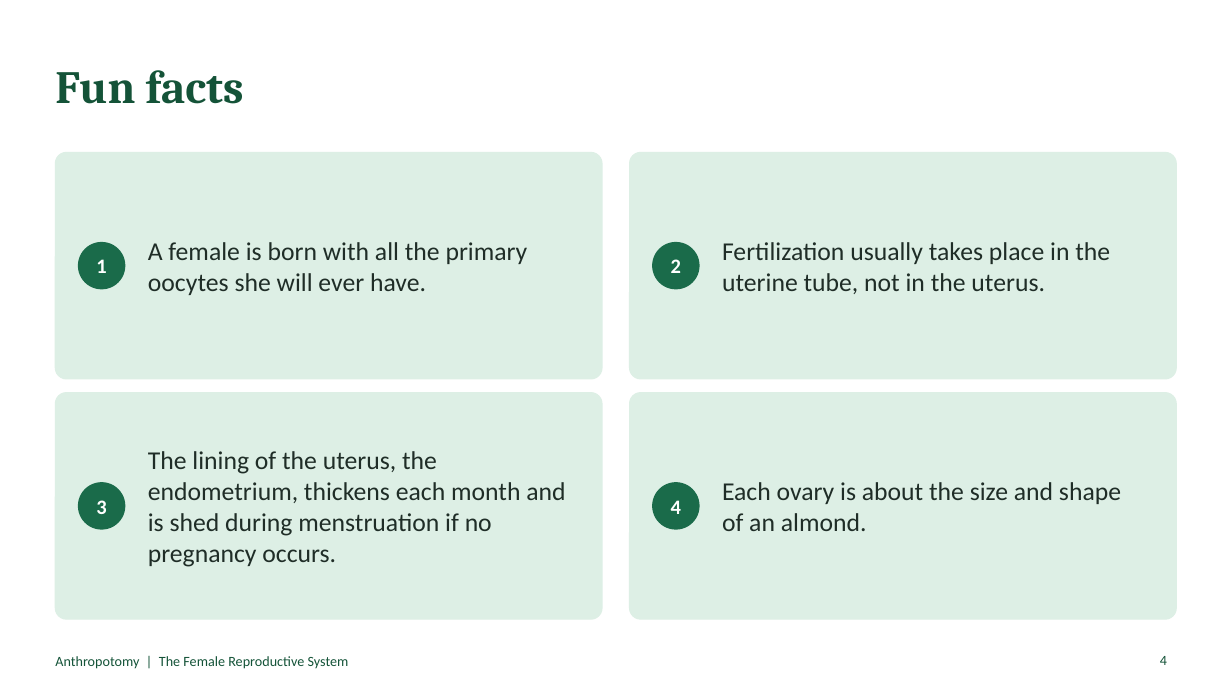
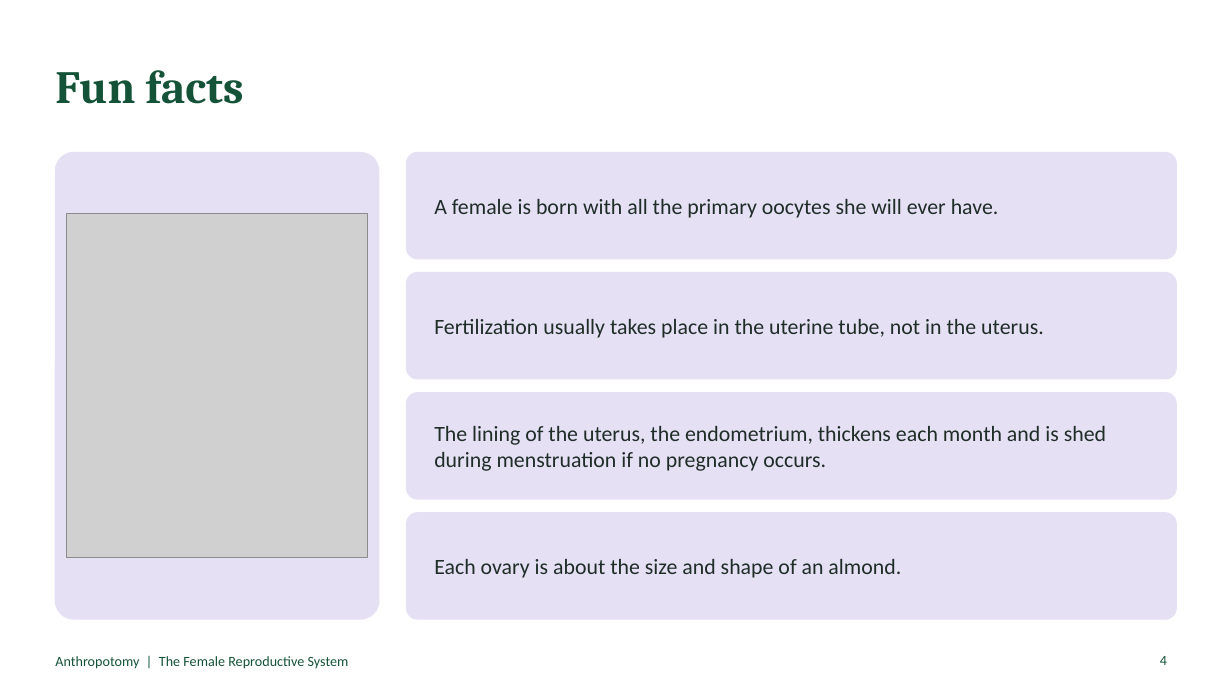
Before and after one commit to Ezkiel2004/Anthropotomy, a slide deck: slide 4 of docs/body-systems/female-reproductive-system.pptx. Drawn at 1232x693 pixels with LibreOffice and Linux fonts; fonts in the diff are those of the drawing; grey boxes stand for pictures. Boxes give left, top, right and bottom in pixels: in the first picture for what was removed or moved away, otherwise in the second. Text is boxed around its words. In the diff, an @@ line names an element or a change of style, - is before the commit and + after.

```diff
--- a/docs/body-systems/female-reproductive-system.pptx
+++ b/docs/body-systems/female-reproductive-system.pptx
@@ rounded rectangle removed at [55, 152, 603, 379] @@
@@ rounded rectangle added at [55, 152, 379, 619], fill #E6E0F5, outline #E6E0F5 1 pt @@
@@ rounded rectangle added at [407, 152, 1177, 259], fill #E6E0F5, outline #E6E0F5 1 pt @@
@@ text "A female is born with ...": place and size @@
-text "A female is born with ..." at [148, 242, 528, 295]
+text "A female is born with ..." at [434, 199, 999, 218]
@@ rounded rectangle removed at [630, 152, 1177, 379] @@
@@ picture added at [67, 213, 368, 558] @@
@@ ellipse removed at [79, 242, 125, 288] @@
@@ text removed at [96, 259, 106, 273] @@
-1
@@ ellipse removed at [653, 242, 700, 288] @@
@@ text removed at [671, 259, 681, 273] @@
-2
@@ rounded rectangle added at [407, 273, 1177, 379], fill #E6E0F5, outline #E6E0F5 1 pt @@
@@ text "Fertilization usually takes place in ...": place and size @@
-text "Fertilization usually takes place in ..." at [722, 242, 1110, 294]
+text "Fertilization usually takes place in ..." at [434, 319, 1044, 338]
@@ rounded rectangle removed at [55, 393, 603, 619] @@
@@ rounded rectangle added at [407, 393, 1177, 499], fill #E6E0F5, outline #E6E0F5 1 pt @@
@@ size 20 to 17 pt in 4 elements at [434, 559, 901, 578], [434, 319, 1044, 338], [434, 199, 999, 218], [434, 426, 1106, 471] @@
@@ text "The lining of the uterus, ...": place and size @@
-text "The lining of the uterus, ..." at [148, 451, 565, 567]
+text "The lining of the uterus, ..." at [434, 426, 1106, 471]
@@ rounded rectangle removed at [630, 393, 1177, 619] @@
@@ ellipse removed at [79, 482, 125, 529] @@
@@ text removed at [96, 500, 106, 514] @@
-3
@@ ellipse removed at [653, 482, 700, 529] @@
@@ text removed at [671, 500, 681, 514] @@
-4
@@ rounded rectangle added at [407, 513, 1177, 619], fill #E6E0F5, outline #E6E0F5 1 pt @@
@@ text "Each ovary is about the ...": place and size @@
-text "Each ovary is about the ..." at [722, 482, 1121, 531]
+text "Each ovary is about the ..." at [434, 559, 901, 578]
```
Also in this commit, not shown: 4 other slides changed, 1 other file.
